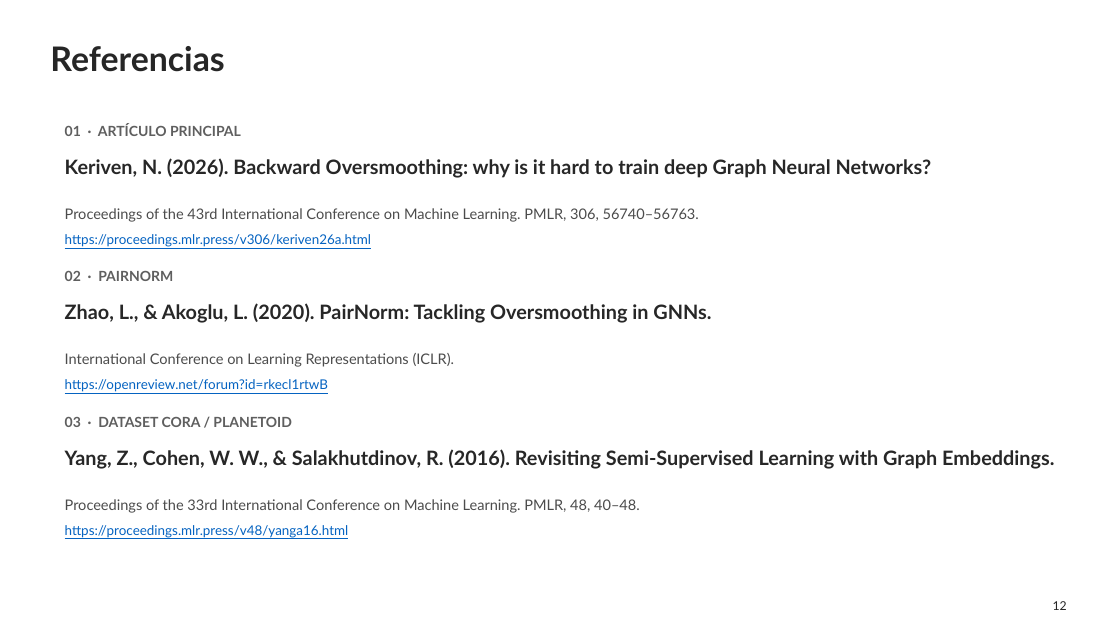
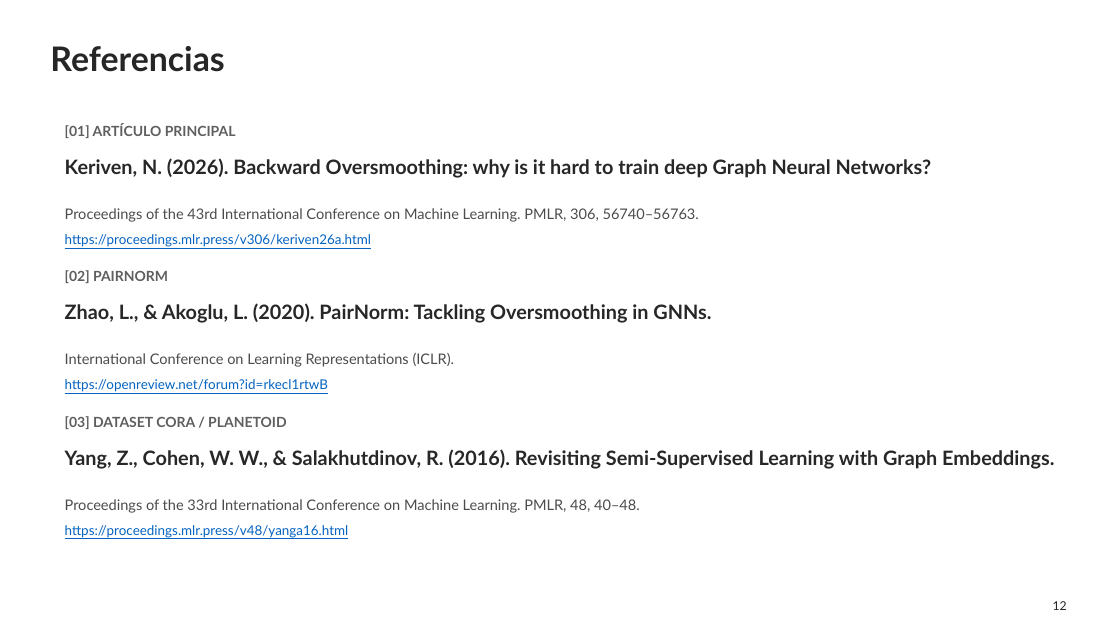
Before and after one commit to WeimarArenas/Proyecto-Grafos, a slide deck: slide 12 of Presentacion_Backward_Oversmoothing.pptx. Drawn at 1120x630 pixels with LibreOffice and Linux fonts; fonts in the diff are those of the drawing. Boxes give left, top, right and bottom in pixels: in the first picture for what was removed or moved away, otherwise in the second. Text is boxed around its words. In the diff, an @@ line names an element or a change of style, - is before the commit and + after.

```diff
--- a/Presentacion_Backward_Oversmoothing.pptx
+++ b/Presentacion_Backward_Oversmoothing.pptx
@@ text at (x1=65, y1=124, x2=236, y2=138): text changed @@
-01 · ARTÍCULO PRINCIPAL
+[01] ARTÍCULO PRINCIPAL
@@ text at (x1=65, y1=270, x2=168, y2=283): text changed @@
-02 · PAIRNORM
+[02] PAIRNORM
@@ text at (x1=65, y1=416, x2=287, y2=429): text changed @@
-03 · DATASET CORA / PLANETOID
+[03] DATASET CORA / PLANETOID
```
Also in this commit, not shown: 8 other slides changed.
